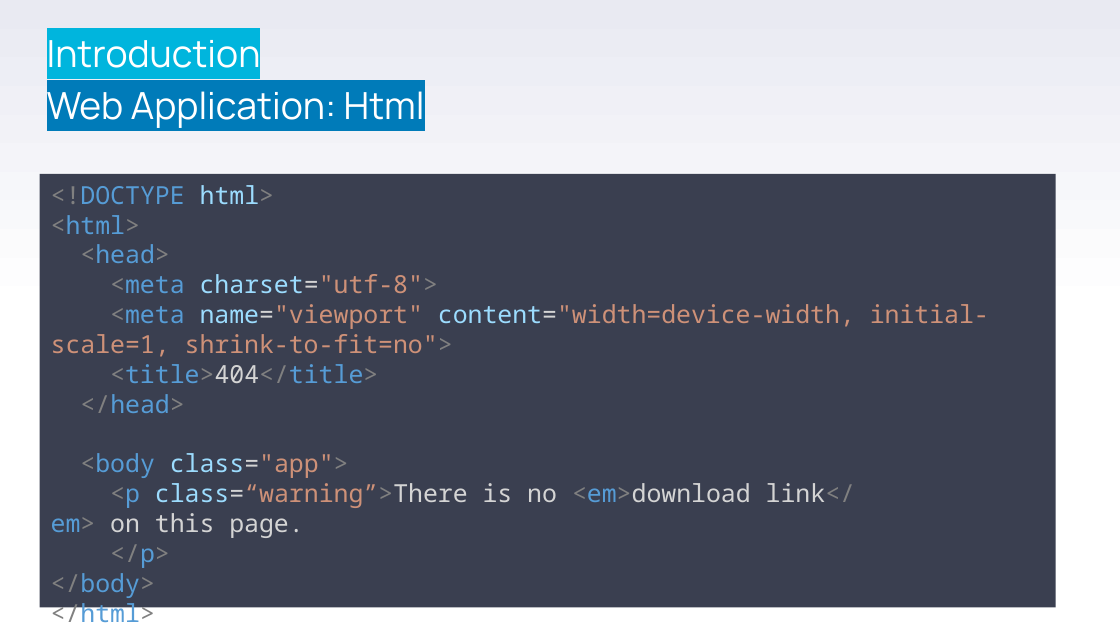
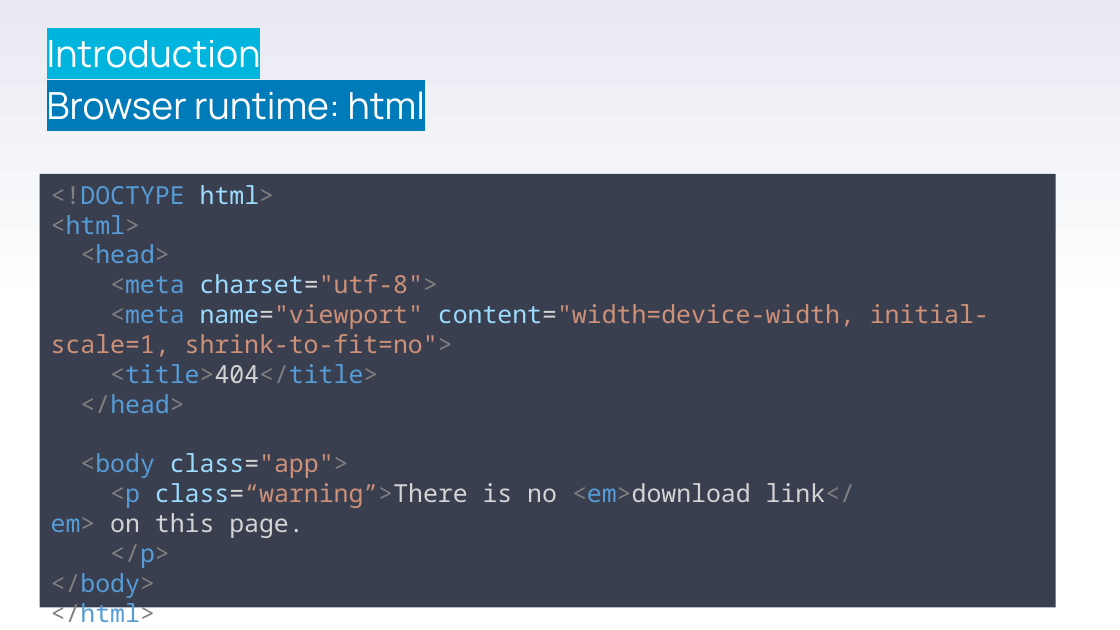
Before and after one commit to stefanofiorenza/KNITS, a slide deck: slide 6 of Programs/Trainings/01-FE/BasicJS/KNITS-Javascript.pptx (slide 7 before the commit). Drawn at 1120x630 pixels with LibreOffice and Linux fonts; fonts in the diff are those of the drawing; background and template pictures are left out. Boxes give left, top, right and bottom in pixels: in the first picture for what was removed or moved away, otherwise in the second. Text is boxed around its words. In the diff, an @@ line names an element or a change of style, - is before the commit and + after.

```diff
--- a/Programs/Trainings/01-FE/BasicJS/KNITS-Javascript.pptx
+++ b/Programs/Trainings/01-FE/BasicJS/KNITS-Javascript.pptx
@@ text at (47, 91, 425, 120): text changed @@
-Web Application: Html
+Browser runtime: html
```
Also in this commit, not shown: 7 other slides changed, 16 slides added, 16 slides removed, 2 other files.
